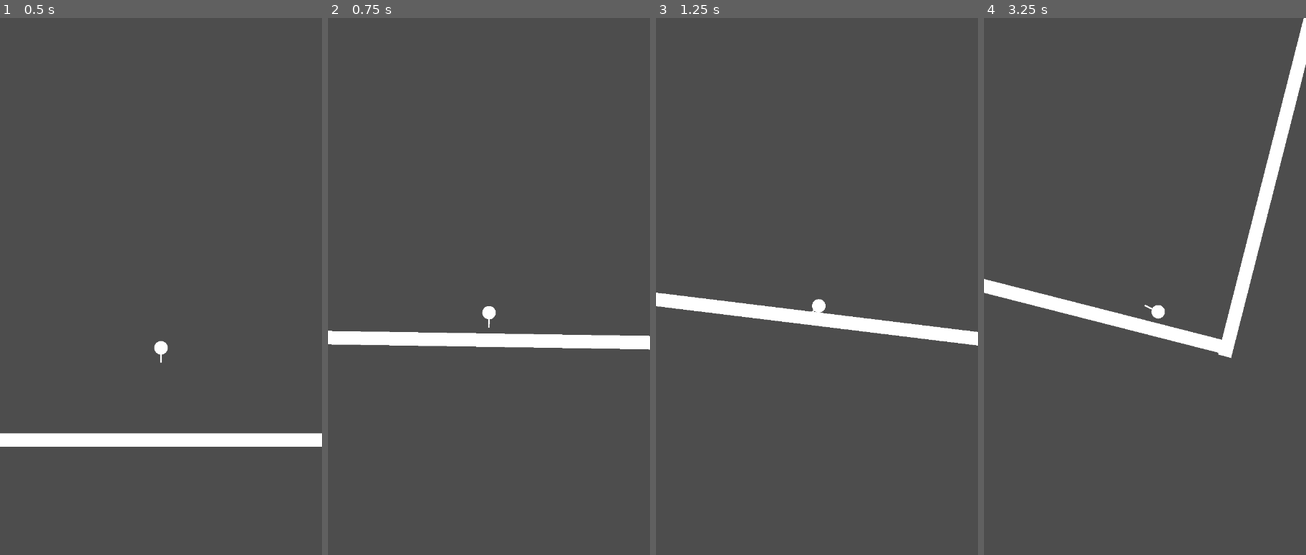
Above: before the commit, frames 1-4 (left to right).
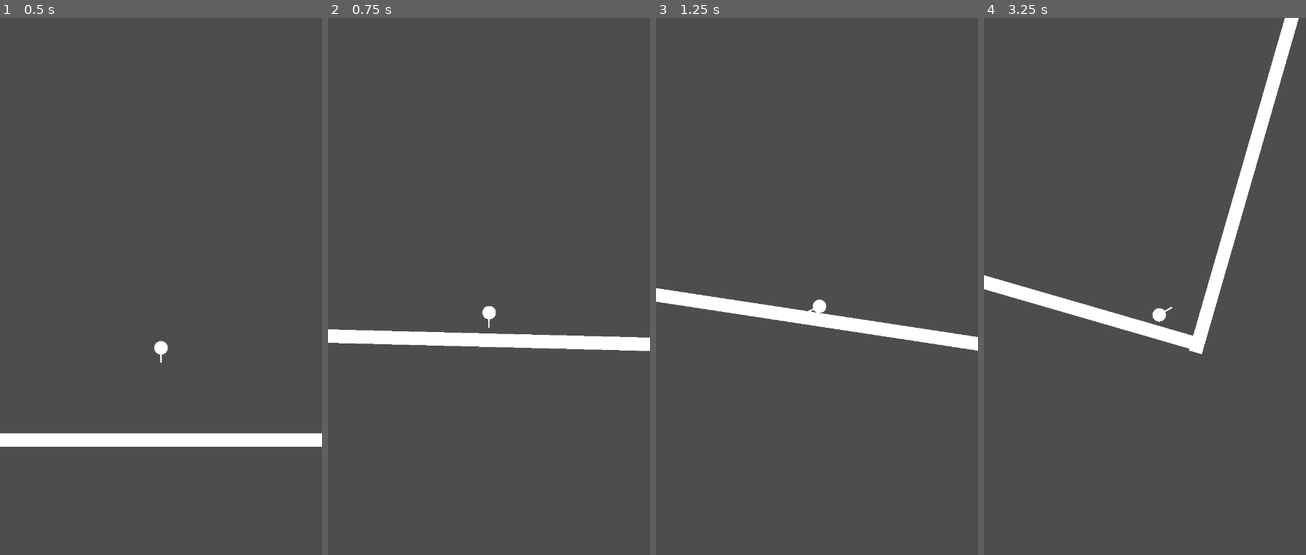
Above: after the commit, the same moments.

Repository: Kube-slide/week_1
Game: Godot game, scene res://TestingLevel.tscn
Same seed, same stepped clock (60 frames per second), same inputs: the game is played once before the commit and once after it.
Inputs:
- Up to frame 1 (0.5 s): no input
- Up to frame 2 (0.75 s): hold Right (Rotate_right) from 0.53 s (still down)
- Up to frame 3 (1.25 s): keep holding Right (Rotate_right)
- Up to frame 4 (3.25 s): release Right (Rotate_right) at 1.28 s; hold Left (Rotate_left) 1.28-2.03 s; hold Right (Rotate_right) from 2.03 s (still down)

Frame 1 is identical in both runs. In frame 2, 0.4% of the frame differs, in the area x 0-100%, y 53-63%; in frame 3, 1.0%; in frame 4, 6.0%, in the area x 0-100%, y 0-64%.

Commit message:
Added support for android Gyro
- Enabled gyro on android
- Added gyro controls to android devices
- Separated movement on computers and mobile
- Adjusted turning speed values

Diff:
--- a/Rotate_Level.gd
+++ b/Rotate_Level.gd
@@ -4,5 +4,9 @@
 @export var rotateSmoothing : float = 2
 
 func _physics_process(delta):
-	playerInputs = lerpf(playerInputs, Input.get_action_strength("Rotate_right") - Input.get_action_strength("Rotate_left"), delta * rotateSmoothing)
+	if Input.get_accelerometer() == Vector3.ZERO:
+		playerInputs = lerpf(playerInputs, Input.get_action_strength("Rotate_right") - Input.get_action_strength("Rotate_left"), delta * rotateSmoothing)
+	else:
+		playerInputs = lerpf(playerInputs, clamp(round(Input.get_accelerometer().x / 2), -1, 1), rotateSmoothing * delta)
+		print("Rotation speed: " + str(playerInputs) + " | Device sensor: " + str(Input.get_accelerometer().length()))
 	rotate(deg_to_rad(playerInputs) * rotateStrength)
--- a/TestingLevel.tscn
+++ b/TestingLevel.tscn
@@ -25,7 +25,7 @@
 [node name="LevelContainer" type="Node2D" parent="."]
 script = ExtResource("1_3oome")
 rotateStrength = 0.25
-rotateSmoothing = 4.0
+rotateSmoothing = 8.0
 
 [node name="wall" type="StaticBody2D" parent="LevelContainer"]
 position = Vector2(0, 177.58)
--- a/project.godot
+++ b/project.godot
@@ -20,6 +20,7 @@
 window/size/viewport_width=720
 window/size/viewport_height=1280
 window/stretch/aspect="keep_height"
+window/handheld/orientation=1
 
 [input]
 
@@ -34,6 +35,10 @@
 ]
 }
 
+[input_devices]
+
+sensors/enable_accelerometer=true
+
 [physics]
 
 common/physics_interpolation=true
Not shown, changed: export_presets.cfg
